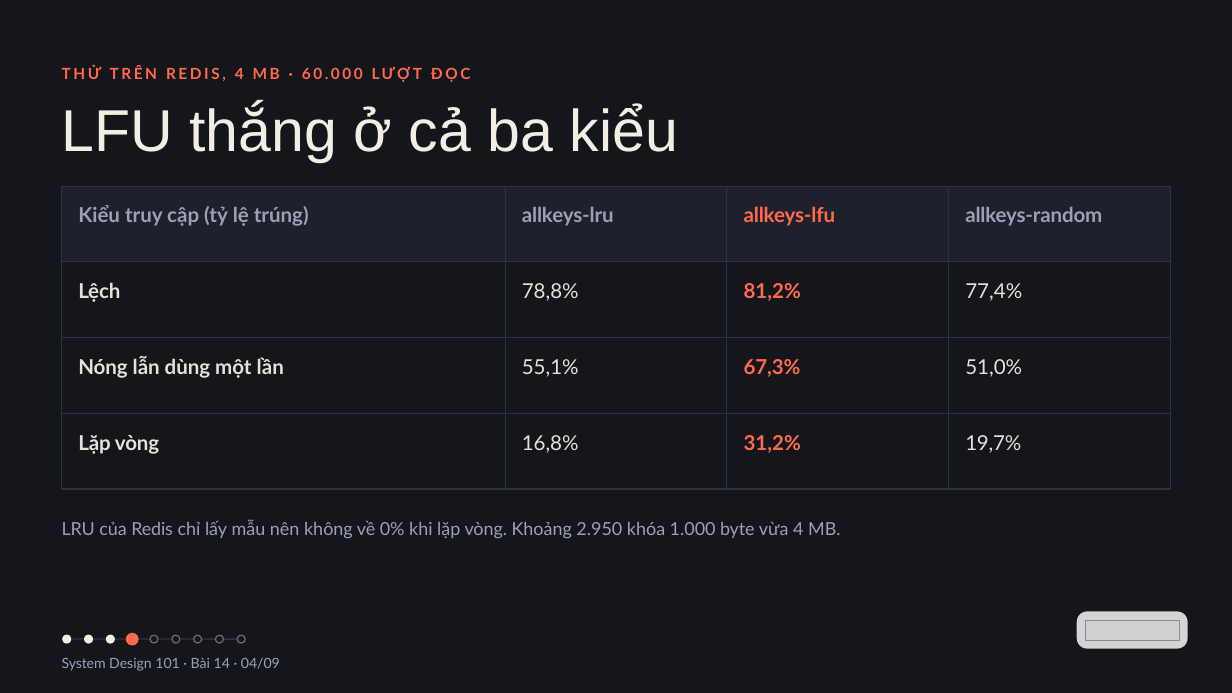
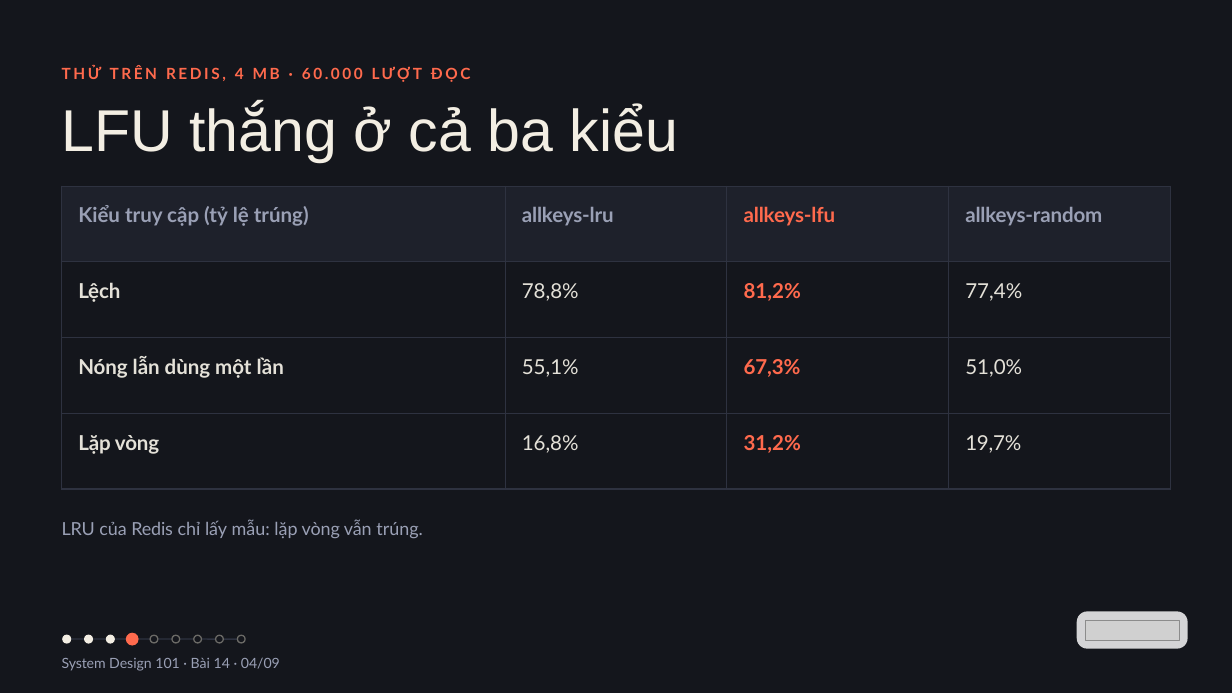
Before and after one commit to vohoailinh90/tool-marketing-studio, a slide deck: slide 4 of system-design-101/vi/lessons/sd-06-014/slides/sd-06-014.pptx. Drawn at 1232x693 pixels with LibreOffice and Linux fonts; fonts in the diff are those of the drawing; grey boxes stand for pictures. Boxes give left, top, right and bottom in pixels: in the first picture for what was removed or moved away, otherwise in the second. Text is boxed around its words. In the diff, an @@ line names an element or a change of style, - is before the commit and + after.

```diff
--- a/system-design-101/vi/lessons/sd-06-014/slides/sd-06-014.pptx
+++ b/system-design-101/vi/lessons/sd-06-014/slides/sd-06-014.pptx
@@ text at (x1=62, y1=519, x2=423, y2=538): text changed @@
-LRU của Redis chỉ lấy mẫu nên không về 0% khi lặp vòng. Khoảng 2.950 khóa 1.000 byte vừa 4 MB.
+LRU của Redis chỉ lấy mẫu: lặp vòng vẫn trúng.
```
Also in this commit, not shown: 6 other slides changed, 4 other files.
